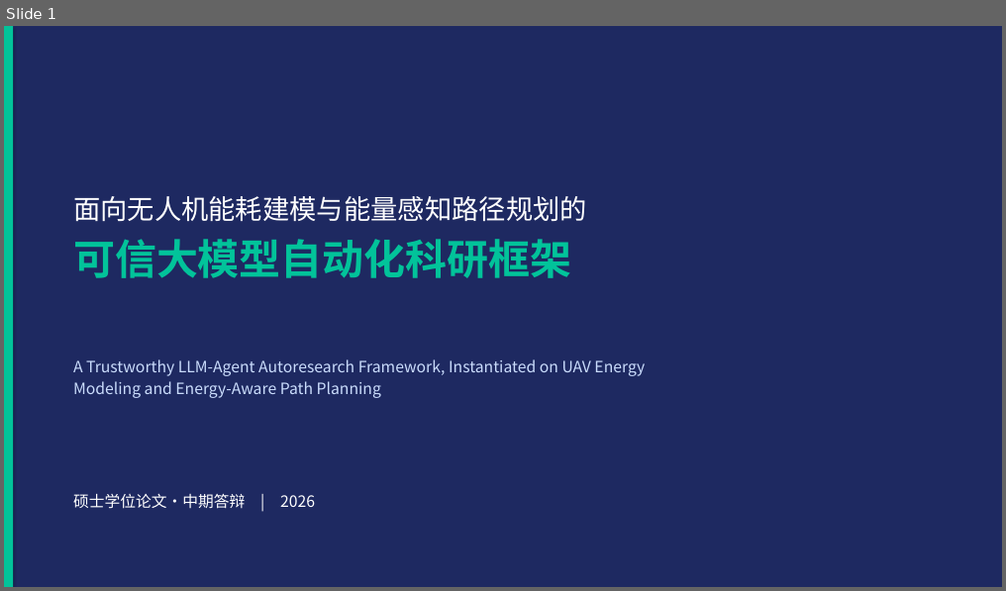
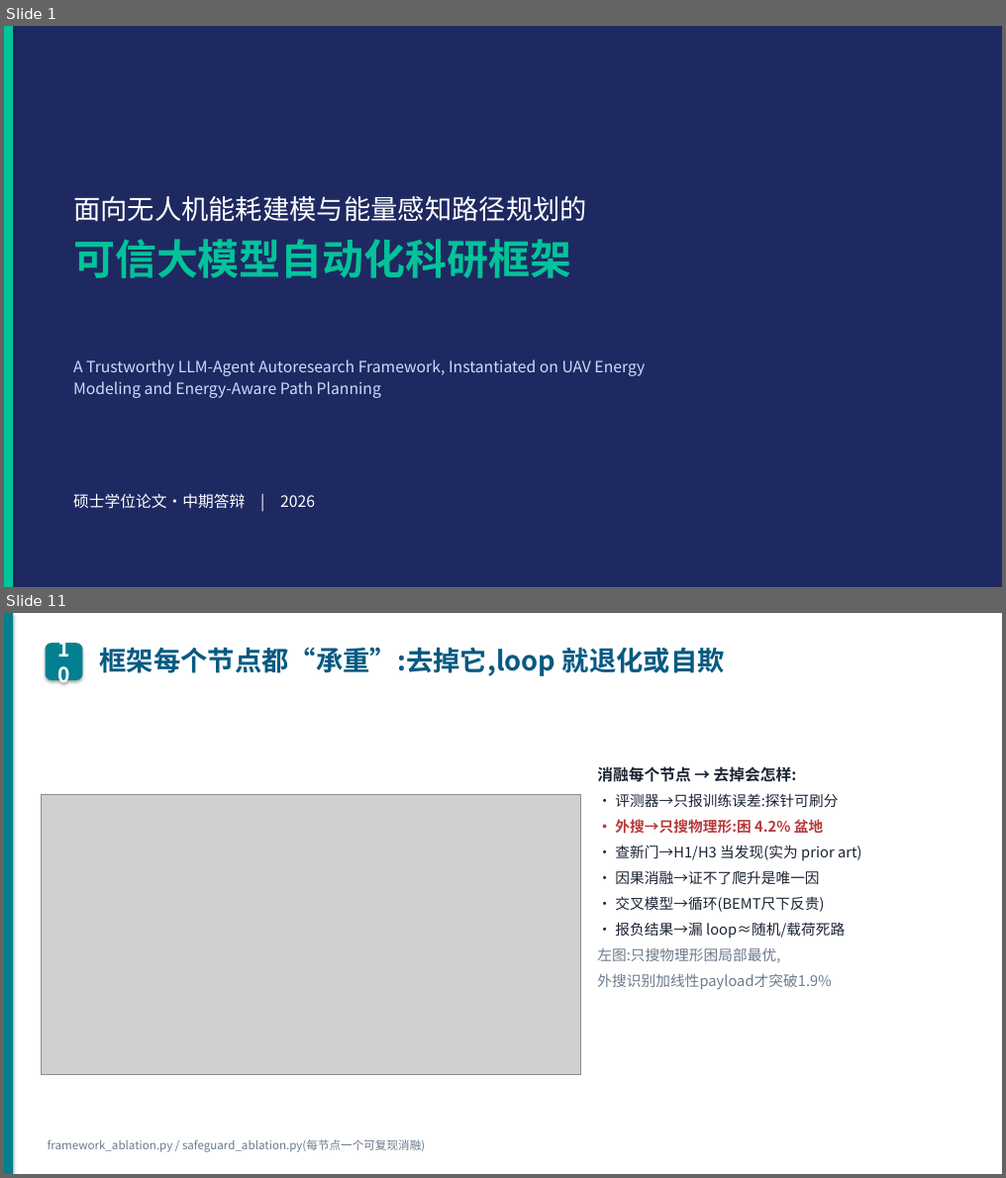
Before and after one commit to wbz0429/PathPlanningwithEnergy, a slide deck: autoresearch/energy_m100/experiments/midterm_defense.pptx. Shown one above the other, each under a label of ours: slide 1 before the commit, slides 1 and 11 after it; the slides between them are not shown. The pictures are 1006x591 and 1006x1178 pixels, drawn with LibreOffice and Linux fonts; fonts in the diff are those of the drawing; grey boxes stand for pictures. Boxes give left, top, right and bottom in pixels: in the first picture for what was removed or moved away, otherwise in the second. Text is boxed around its words. In the diff, an @@ line names an element or a change of style, - is before the commit and + after.

```diff
--- a/autoresearch/energy_m100/experiments/midterm_defense.pptx
+++ b/autoresearch/energy_m100/experiments/midterm_defense.pptx
@@ slide 11 added at [4,613,1002,1174], background #FFFFFF @@
@@ rectangle added at [4,613,13,1174], fill #028090 @@
@@ rounded rectangle added at [46,643,82,680], fill #028090, 20 pt, text #FFFFFF, bold @@
+10
@@ text added at [100,647,725,676], 26 pt, text #065A82, bold @@
+框架每个节点都“承重”:去掉它,loop 就退化或自欺
@@ text added at [597,766,862,990], 14 pt, text #1A2333 @@
+消融每个节点 → 去掉会怎样:
+· 评测器→只报训练误差:探针可刷分
+· 外搜→只搜物理形:困 4.2% 盆地
+· 查新门→H1/H3 当发现(实为 prior art)
+· 因果消融→证不了爬升是唯一因
+· 交叉模型→循环(BEMT尺下反贵)
+· 报负结果→漏 loop≈随机/载荷死路
+左图:只搜物理形困局部最优,
+外搜识别加线性payload才突破1.9%
@@ picture added at [42,795,580,1075] @@
@@ text added at [48,1140,425,1153], 11 pt, text #6B7A8D @@
+framework_ablation.py / safeguard_ablation.py(每节点一个可复现消融)
```
Also in this commit, not shown: 17 slides changed, 3 other slides added, 1 other file.
